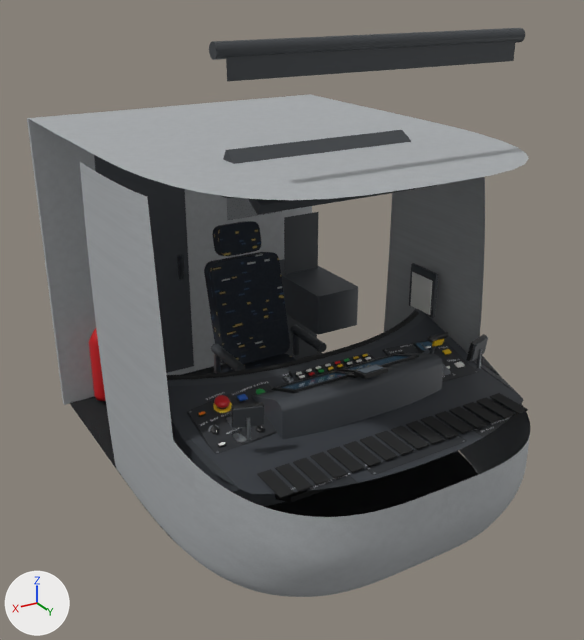
Two versions of the glTF model tram_parts/extremites/tpg_cityrunner/cab.glb, one commit apart.
Both versions are drawn from a 50 mm lens placed at (2.33, 6.5, 3.28), pointed at (-0.05, 2.52, 1.29). Lighting does not change. The marker at lower left points along +X, +Y and +Z. The older version comes first. Where no turn or scale is listed for an object, it has been applied to the vertices. Vertices at exactly the same position are counted once.

Objects in the first picture: 'cab_shell', 'desk', 'driver_seat' and 11 more.
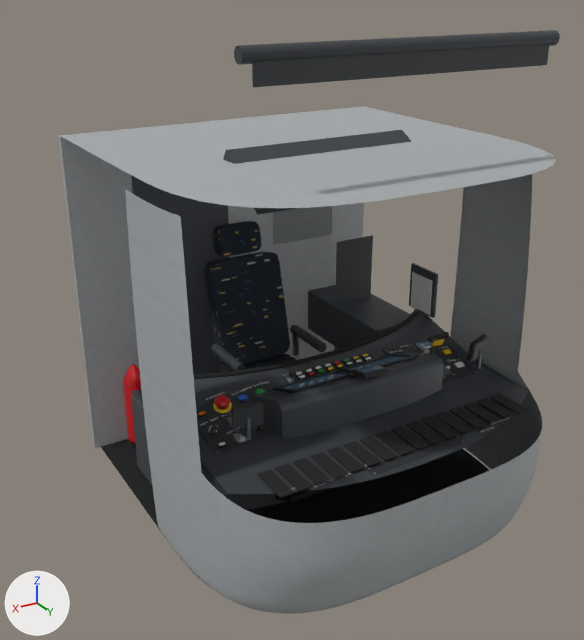
What differs and where, as boxes (x1, y1, x2, y2) in the pictures (584 x 640 px; the box of a moved part takes in the faces that stretch with it):
'cab_shell', reshaped
    before: (27, 28, 530, 597)
    after: (58, 30, 560, 614)
'desk', reshaped
    before: (166, 263, 528, 507)
    after: (131, 263, 528, 510)
part 1 of me_cab_shell, moved or reshaped
    before: (89, 328, 106, 401)
    after: (123, 364, 141, 445)
part 2 of me_cab_shell, moved or reshaped
    before: (80, 162, 530, 597)
    after: (125, 174, 542, 614)
part 3 of me_cab_shell, moved or reshaped
    before: (27, 94, 312, 405)
    after: (58, 106, 365, 449)
part 4 of me_cab_shell, moved or reshaped (not visible afterwards)
    before: (177, 255, 184, 280)
part 5 of me_cab_shell, moved or reshaped
    before: (284, 212, 318, 359)
    after: (334, 235, 373, 350)
part 6 of me_cab_shell, moved or reshaped
    before: (209, 28, 525, 60)
    after: (234, 30, 560, 65)
part 7 of me_cab_shell, moved or reshaped
    before: (226, 41, 516, 81)
    after: (252, 44, 550, 88)
part 8 of me_cab_shell, moved or reshaped
    before: (279, 259, 358, 334)
    after: (308, 285, 410, 349)
part 9 of me_cab_shell, moved or reshaped
    before: (94, 155, 194, 373)
    after: (131, 175, 230, 374)
part 10 of me_cab_shell, moved or reshaped
    before: (227, 197, 282, 220)
    after: (273, 206, 332, 245)
part 11 of me_cab_shell, moved or reshaped
    before: (70, 350, 479, 578)
    after: (101, 439, 489, 607)
part 12 of me_cab_shell, moved or reshaped
    before: (30, 95, 529, 200)
    after: (63, 107, 556, 208)
part 13 of me_desk, moved or reshaped
    before: (409, 263, 523, 399)
    after: (409, 263, 528, 400)
part 14 of me_desk, moved or reshaped
    before: (167, 385, 251, 494)
    after: (198, 431, 251, 495)
part 15 of me_desk, surface changed
    before: (171, 415, 189, 441)
    after: (212, 474, 229, 494)

The change, as a list of edits to the scene's bpy script:
```text
Change me_cab_shell:
    used by ob_cab_shell; location = (0.0, 0.0, 0.0)
    remove me_cab_shell.from_pydata(...)  # 2517 vertices, 4350 faces; spans x -1.07..1.07, y 0.62..4.08, z 0.35..3.03
    add me_cab_shell.from_pydata(...)  # 2517 vertices, 4350 faces; spans x -1.07..1.07, y 1.32..4.08, z 0.35..3.03
    me_cab_shell part 1: the loose piece of 112 vertices spanning x 0.73..0.88, y 1.18..1.33, z 0.4..0.96 is moved by (0.0, 0.7, 0.0)
    me_cab_shell part 2: the loose piece of 1789 vertices spanning x -1.07..1.07, y 2.16..4.08, z 0.35..2.33 is scaled about its middle by (1, 0.636, 1), then moved by (0.0, 0.35, 0.0)
    me_cab_shell part 3: the loose piece of 8 vertices spanning x -1.07..1.07, y 1.1..1.14, z 0.35..2.42 is moved by (0.0, 0.7, 0.0)
    me_cab_shell part 4: the loose piece of 8 vertices spanning x 0.09..0.12, y 1.14..1.17, z 1.16..1.34 is moved by (0.0, 0.7, 0.0)
    me_cab_shell part 5: the loose piece of 8 vertices spanning x -0.93..-0.63, y 1.45, z 0.4..1.6 is moved by (0.0, 0.7, 0.0)
    me_cab_shell part 6: the loose piece of 26 vertices spanning x -0.85..0.85, y 3.37..3.44, z 2.95..3.03 is moved by (0.0, 0.22, 0.0)
    me_cab_shell part 7: the loose piece of 8 vertices spanning x -0.8..0.8, y 3.42..3.43, z 2.87..2.99 is moved by (0.0, 0.22, 0.0)
    me_cab_shell part 8: the loose piece of 26 vertices spanning x -0.96..-0.6, y 0.62..1.97, z 0.85..1.15 is moved by (0.0, 0.7, 0.0)
    me_cab_shell part 9: the loose piece of 8 vertices spanning x 0.03..0.67, y 1.13..1.14, z 0.41..2.36 is moved by (0.0, 0.7, 0.0)
    me_cab_shell part 10: the loose piece of 8 vertices spanning x -0.79..-0.31, y 1.13..1.14, z 1.55..1.95 is moved by (0.0, 0.7, 0.0)
    me_cab_shell part 11: 30 of 2517 vertices moved; they spanned x -1.03..1.03, y 1.14..3.84, z 0.35 and now span x -1.03..1.03, y 1.84..3.92, z 0.35; mean shift (0.0, 0.33, 0.0); largest move (-1.03, 2.16, 0.35) -> (-1.03, 2.86, 0.35)
    me_cab_shell part 12: 30 of 2517 vertices moved; they spanned x -1.07..1.07, y 1.14..3.81, z 2.42 and now span x -1.07..1.07, y 1.84..3.91, z 2.42; mean shift (0.0, 0.34, 0.0); largest move (-1.07, 2.16, 2.42) -> (-1.07, 2.86, 2.42)
Change me_desk:
    where me_desk.from_pydata(...)  # 3500 vertices, 5966 faces; spans x -0.99..1.01, y -0.76..0.66, z -0.73..0.4
    used by ob_desk; location = (0.0, 3.256, 1.1)
    me_desk part 13: 52 of 3500 vertices moved; they spanned x -0.97..-0.89, y -0.73..0.42, z -0.05..0.4 and now span x -0.97..-0.92, y -0.73..0.42, z -0.05..0.4; mean shift (0.0, 0.0, 0.0); largest move (-0.89, 0.42, -0.05) -> (-0.92, -0.5, 0.1)
    me_desk part 14: 30 of 3500 vertices moved; they spanned x 0.89..0.97, y -0.66..0.42, z -0.73..0.1 and now span x 0.92..0.97, y -0.66..0.42, z -0.73..0.1; mean shift (0.01, 0.0, 0.0); largest move (0.96, -0.41, 0.07) -> (0.97, 0.39, -0.05)
    me_desk part 15: 9 kept faces spanning x 0.95..0.97, y -0.53..0.39, z -0.05..0.1 get new texture (UV) coordinates
```
